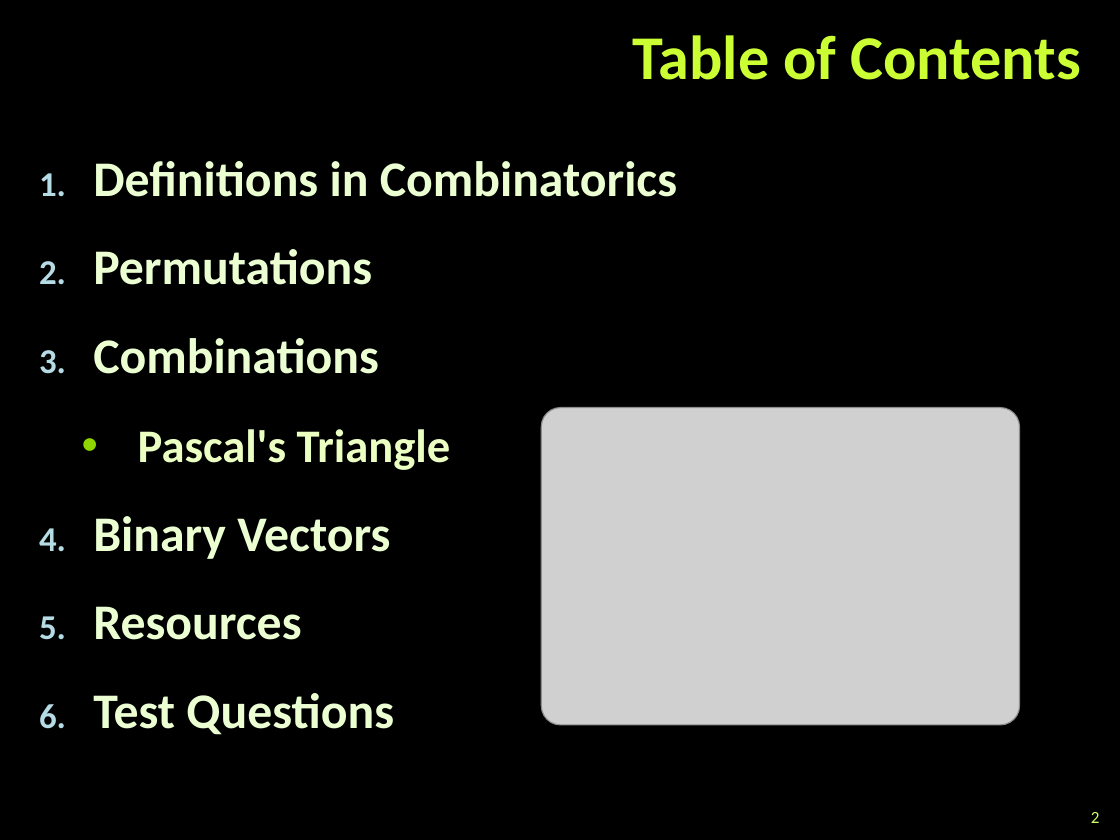
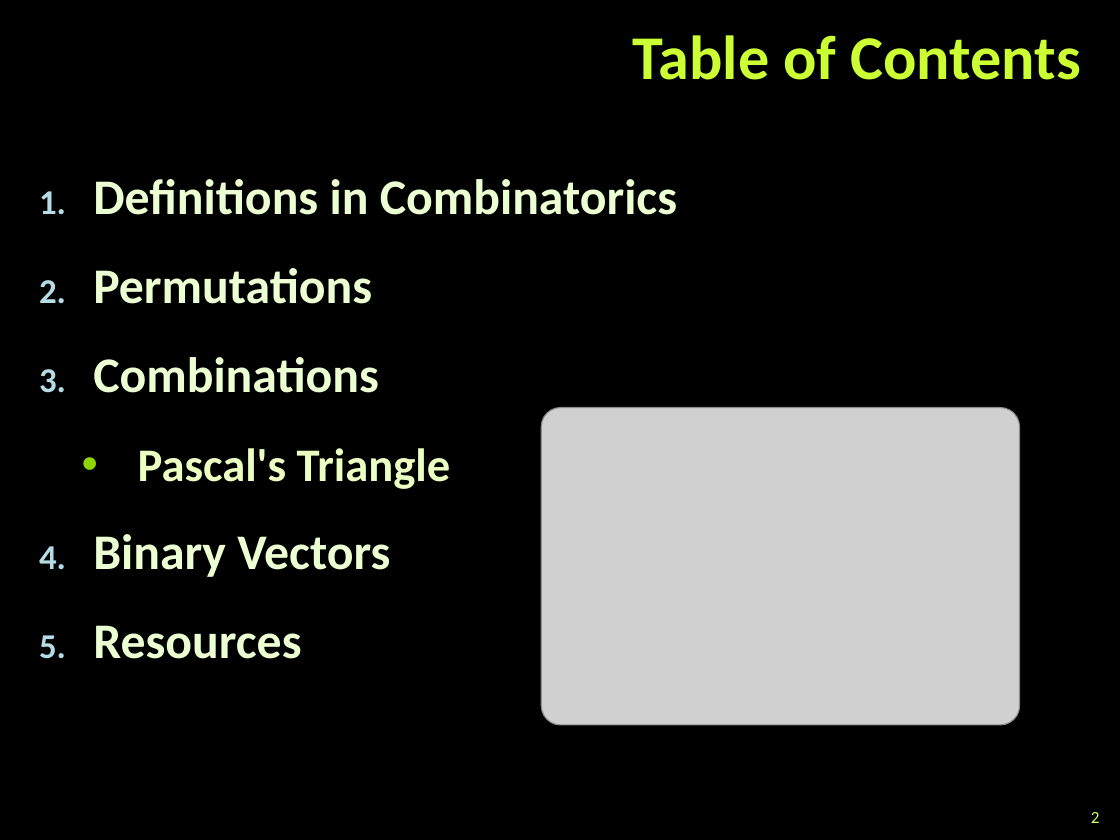
Before and after one commit to martin-nikolov/Telerik-Academy, a slide deck: slide 2 of Programming with C#/5. C# Data Structures and Algorithms/09. Combinatorics - ✘/Combinatorics.pptx. Drawn at 1120x840 pixels with LibreOffice and Linux fonts; fonts in the diff are those of the drawing; grey boxes stand for pictures; background and template pictures are left out. Boxes give left, top, right and bottom in pixels: in the first picture for what was removed or moved away, otherwise in the second. Text is boxed around its words. In the diff, an @@ line names an element or a change of style, - is before the commit and + after.

```diff
--- a/Programming with C#/5. C# Data Structures and Algorithms/09. Combinatorics - ✘/Combinatorics.pptx
+++ b/Programming with C#/5. C# Data Structures and Algorithms/09. Combinatorics - ✘/Combinatorics.pptx
@@ text "Definitions in Combinatorics": place and size @@
-text "Definitions in Combinatorics" at [93,161,677,735]
+text "Definitions in Combinatorics" at [93,179,677,659]
@@ text at [93,693,394,735]: paragraph removed @@
-6. Test Questions
```
Also in this commit, not shown: 4 other slides changed, 3 slides added, 31 other files.
